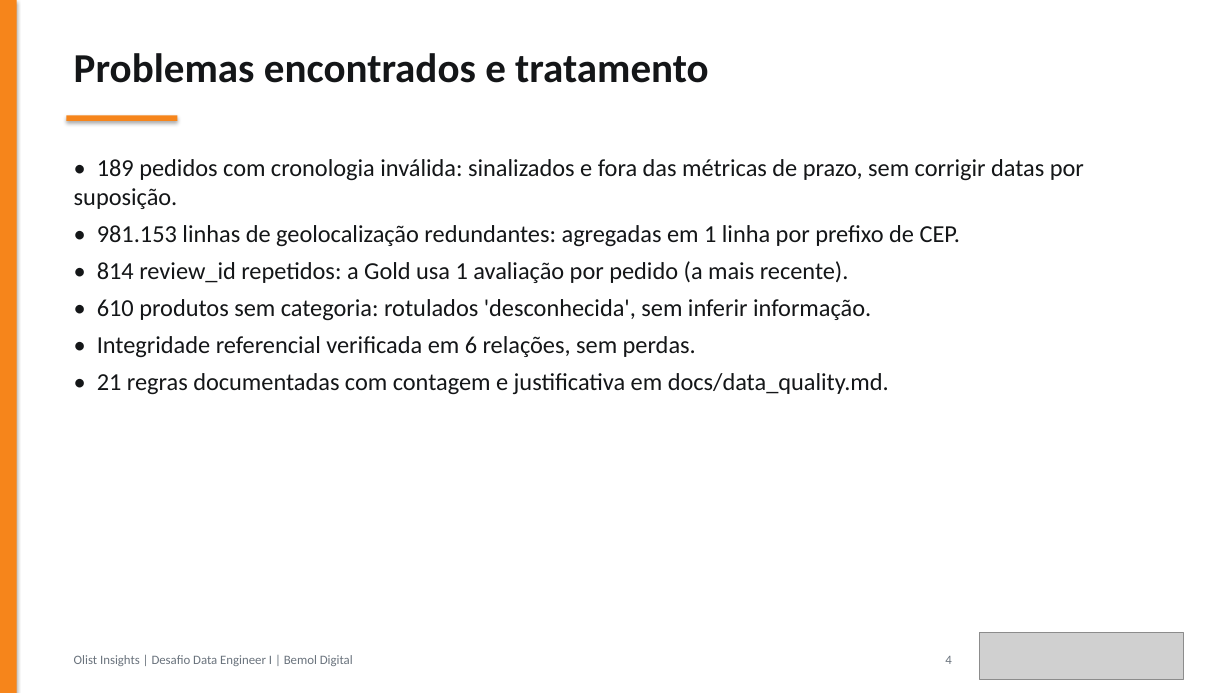
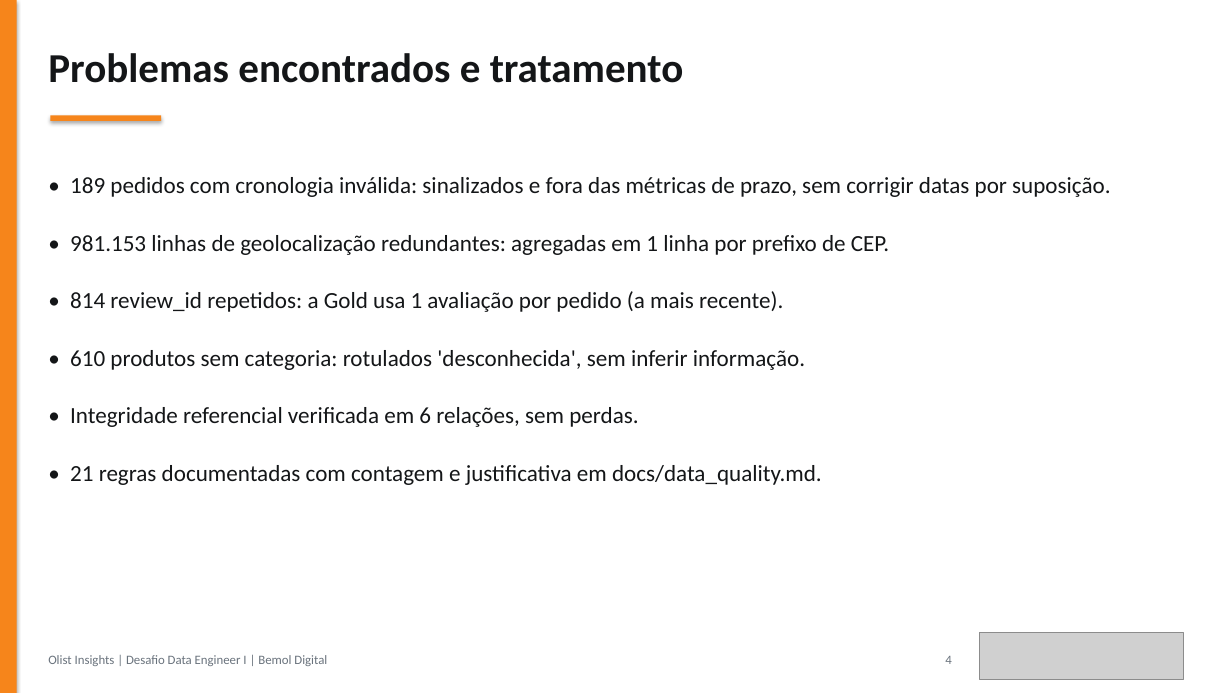
Before and after one commit to JulianaBallin/data-engineer-challenge, a slide deck: slide 4 of docs/apresentacao/apresentacao-olist.pptx. Drawn at 1232x693 pixels with LibreOffice and Linux fonts; fonts in the diff are those of the drawing; grey boxes stand for pictures. Boxes give left, top, right and bottom in pixels: in the first picture for what was removed or moved away, otherwise in the second. Text is boxed around its words. In the diff, an @@ line names an element or a change of style, - is before the commit and + after.

Commit message:
docs(slides): increase list spacing and reduce left margin by 0.7 cm

```diff
--- a/docs/apresentacao/apresentacao-olist.pptx
+++ b/docs/apresentacao/apresentacao-olist.pptx
@@ text "Problemas encontrados e tratamento": place and size @@
-text "Problemas encontrados e tratamento" at <box>74,53,709,83</box>
+text "Problemas encontrados e tratamento" at <box>48,53,684,83</box>
@@ rectangle: place and size @@
-rectangle at <box>67,116,177,121</box>
+rectangle at <box>50,116,161,121</box>
@@ text "• 189 pedidos com cronologia ...": place and size @@
-text "• 189 pedidos com cronologia ..." at <box>74,159,1084,395</box>
+text "• 189 pedidos com cronologia ..." at <box>70,177,1110,485</box>
@@ text "• 189 pedidos com cronologia ..." at <box>70,177,1110,485</box>: size 19 to 18 pt; line spacing 1 to 1.15; more space between paragraphs @@
@@ text "Olist Insights | Desafio Data ...": place and size @@
-text "Olist Insights | Desafio Data ..." at <box>74,655,353,666</box>
+text "Olist Insights | Desafio Data ..." at <box>48,655,327,666</box>
```
Also in this commit, not shown: 10 other slides changed, 2 other files.
